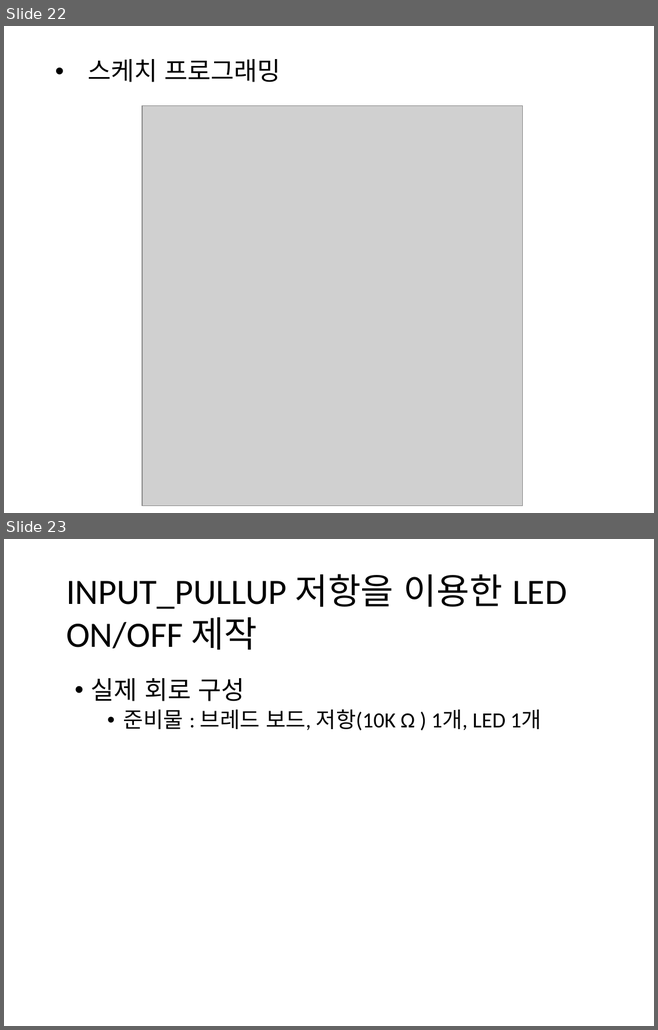
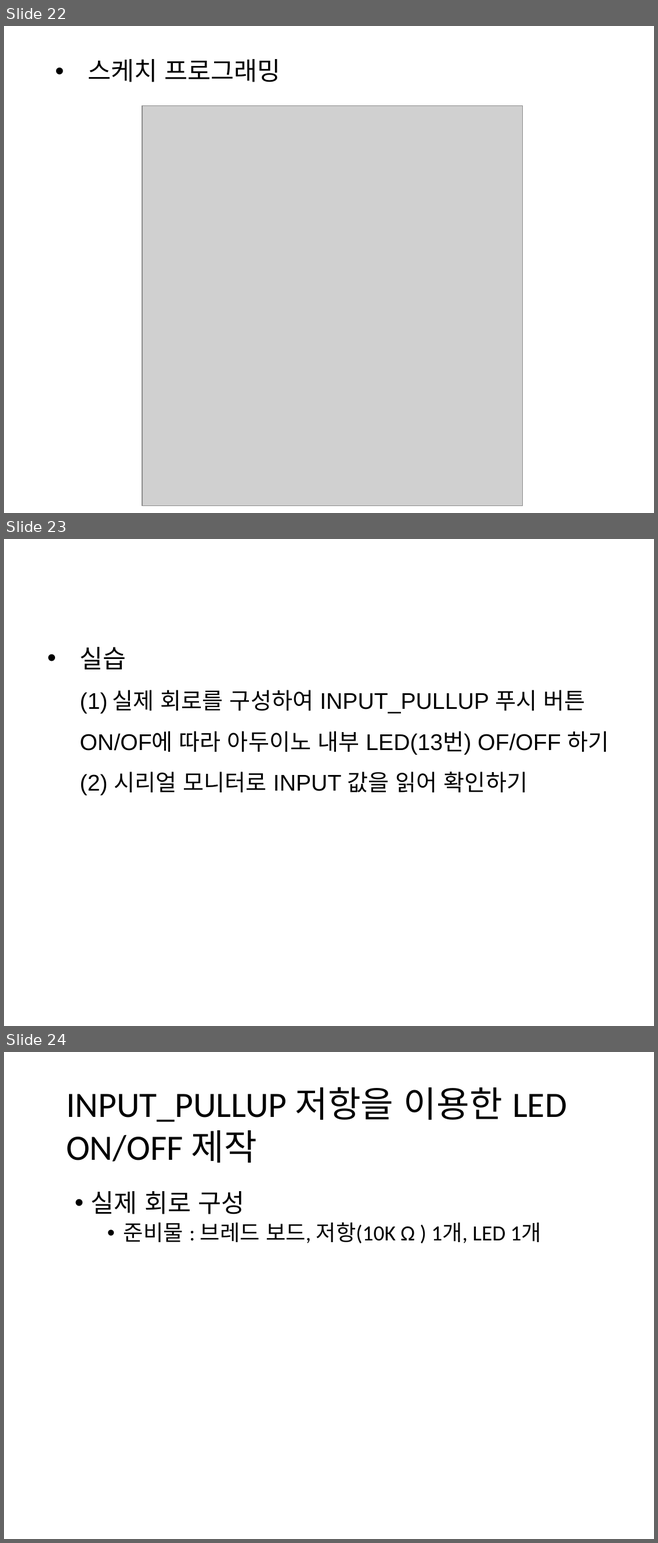
Before and after one commit to iot2019/Week04, a slide deck: Week04.pptx. Shown one above the other, each under a label of ours: slides 22 and 23 before the commit, slides 22, 23 and 24 after it. The pictures are 658x1030 and 658x1543 pixels, drawn with LibreOffice and Linux fonts; fonts in the diff are those of the drawing; grey boxes stand for pictures. Boxes give left, top, right and bottom in pixels: in the first picture for what was removed or moved away, otherwise in the second. Text is boxed around its words. In the diff, an @@ line names an element or a change of style, - is before the commit and + after.

```diff
--- a/Week04.pptx
+++ b/Week04.pptx
@@ slide 23 added at (4,539,654,1026), background #FFFFFF @@
@@ title added at (80,647,609,795), 25.2 pt, text #000000 @@
+• 실습
+  (1) 실제 회로를 구성하여 INPUT_PULLUP 푸시 버튼 ON/OF에 따라 아두이노 내부 LED(13번) OF/OFF 하기
+  (2) 시리얼 모니터로 INPUT 값을 읽어 확인하기
@@ what was slide 23 is now slide 24 @@
```
Also in this commit, not shown: 10 slides changed, 1 other slide added, 1 slide removed, 5 other files.
